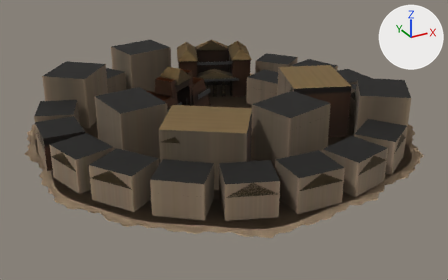
Before and after pictures for a commit that changed the glTF model src/assets/map/towns/classical-town-big-b-westafrica.glb.
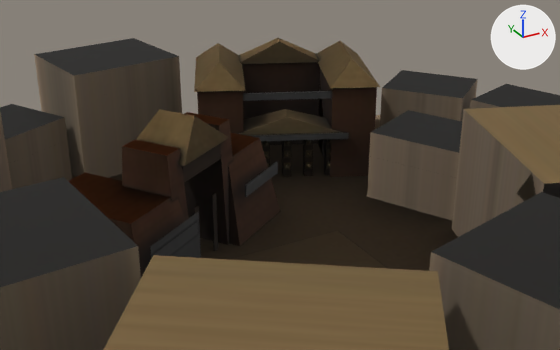
Each version is shown whole from a 50 mm lens placed at (-5.5, -10.11, 4.83), pointed at (-0.06, -0.2, -0.13), then close up from a 50 mm lens placed at (-2.49, -4.06, 2.96), pointed at (0.84, 1.99, -0.06). The lights are fixed; the arrows at upper right show +X, +Y and +Z. The older version's two pictures come first. Where no turn or scale is listed for an object, it has been applied to the vertices. Vertices at exactly the same position are counted once.
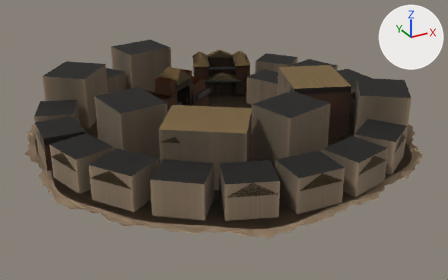
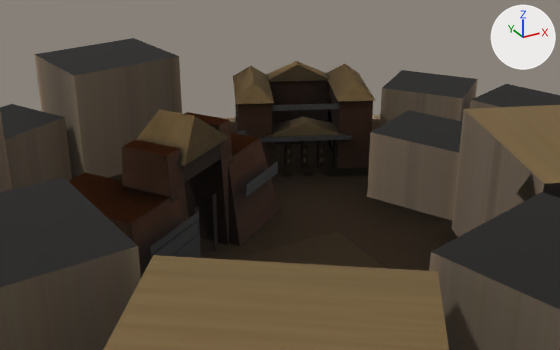
Changed parts and their boxes (x1, y1, x2, y2) in the close-ups (560 x 350 px; the box of a moved part takes in the faces that stretch with it):
'Mesh_0', reshaped (7% shorter)
    before: (12, 38, 536, 271)
    after: (12, 61, 536, 277)
'Mesh_1', reshaped
    before: (198, 62, 333, 185)
    after: (238, 80, 338, 190)
part 1 of me_mesh_0, moved or reshaped
    before: (330, 87, 377, 177)
    after: (235, 84, 373, 168)
part 2 of me_mesh_0, moved or reshaped
    before: (194, 43, 246, 92)
    after: (233, 66, 274, 104)
part 3 of me_mesh_0, moved or reshaped
    before: (316, 41, 380, 88)
    after: (326, 64, 376, 102)
part 4 of me_mesh_0, moved or reshaped
    before: (239, 38, 319, 64)
    after: (266, 61, 329, 82)
part 5 of me_mesh_0, moved or reshaped
    before: (238, 91, 349, 176)
    after: (260, 103, 352, 166)
part 6 of me_mesh_1, moved or reshaped
    before: (198, 62, 333, 164)
    after: (238, 80, 329, 145)
part 7 of me_mesh_2, moved or reshaped
    before: (197, 67, 325, 158)
    after: (238, 85, 317, 167)
part 8 of me_mesh_2, moved or reshaped (mostly hidden)
    before: (325, 140, 330, 175)
    after: (334, 141, 337, 167)

Diff of the bpy script that builds the scene:
```diff
--- a/src/assets/map/towns/classical-town-big-b-westafrica.glb.py
+++ b/src/assets/map/towns/classical-town-big-b-westafrica.glb.py
@@ me_mesh_0 @@
 me_mesh_0.from_pydata(...)  # 6426 vertices, 11108 faces; spans x 0.0..7.98, y -7.98..0.0, z 0.0..1.15
 # used by ob_mesh_0; location = (-3.846, 4.028, 0.0)
+# me_mesh_0 part 1: the loose piece of 20 vertices spanning x 3.88..5.78, y -2.65..-0.99, z 0.0..0.9 is scaled about its middle by 0.785, then moved by (0.2, 0.0, -0.1)
+# me_mesh_0 part 2: the loose piece of 6 vertices spanning x 3.84..4.72, y -2.19..-0.96, z 0.9..1.1 is scaled about its middle by 0.786, then moved by (0.32, -0.05, -0.21)
+# me_mesh_0 part 3: the loose piece of 6 vertices spanning x 4.94..5.82, y -2.68..-1.44, z 0.9..1.1 is scaled about its middle by 0.786, then moved by (0.09, 0.05, -0.21)
+# me_mesh_0 part 4: the loose piece of 6 vertices spanning x 4.56..5.45, y -1.72..-1.12, z 0.9..1.1 is scaled about its middle by 0.785, then moved by (0.17, -0.08, -0.21)
+# me_mesh_0 part 5: 1194 of 6426 vertices moved; they spanned x 3.88..5.87, y -2.64..-0.82, z 0.0..0.86 and now span x 4.29..5.87, y -2.46..-0.82, z 0.0..0.68; mean shift (0.2, 0.12, -0.07); largest move (5.87, -0.99, 0.03) -> (5.43, -0.82, 0.03)
 me_mesh_0.materials.append(mat_town)
@@ me_mesh_1 @@
 me_mesh_1.from_pydata(...)  # 4492 vertices, 6462 faces; spans x 0.0..7.98, y -7.98..0.0, z 0.0..1.15
 # used by ob_mesh_1; location = (-3.846, 4.028, 0.0)
+# me_mesh_1 part 6: the loose piece of 20 vertices spanning x 3.88..5.78, y -2.65..-0.99, z 0.0..0.9 is scaled about its middle by 0.785, then moved by (0.2, 0.0, -0.1)
 me_mesh_1.materials.append(mat_town)
@@ me_mesh_2 @@
 me_mesh_2.from_pydata(...)  # 547 vertices, 726 faces; spans x 0.0..7.98, y -7.98..0.0, z 0.0..1.15
 # used by ob_mesh_2; location = (-3.846, 4.028, 0.0)
+# me_mesh_2 part 7: the loose piece of 20 vertices spanning x 3.88..5.78, y -2.65..-0.99, z 0.0..0.9 is scaled about its middle by 0.785, then moved by (0.2, 0.0, -0.1)
+# me_mesh_2 part 8: the loose piece of 10 vertices spanning x 4.95..5.06, y -2.46..-2.36, z 0.0..0.45 is scaled about its middle by 0.787, then moved by (0.17, 0.13, -0.05)
 me_mesh_2.materials.append(mat_town)
```
